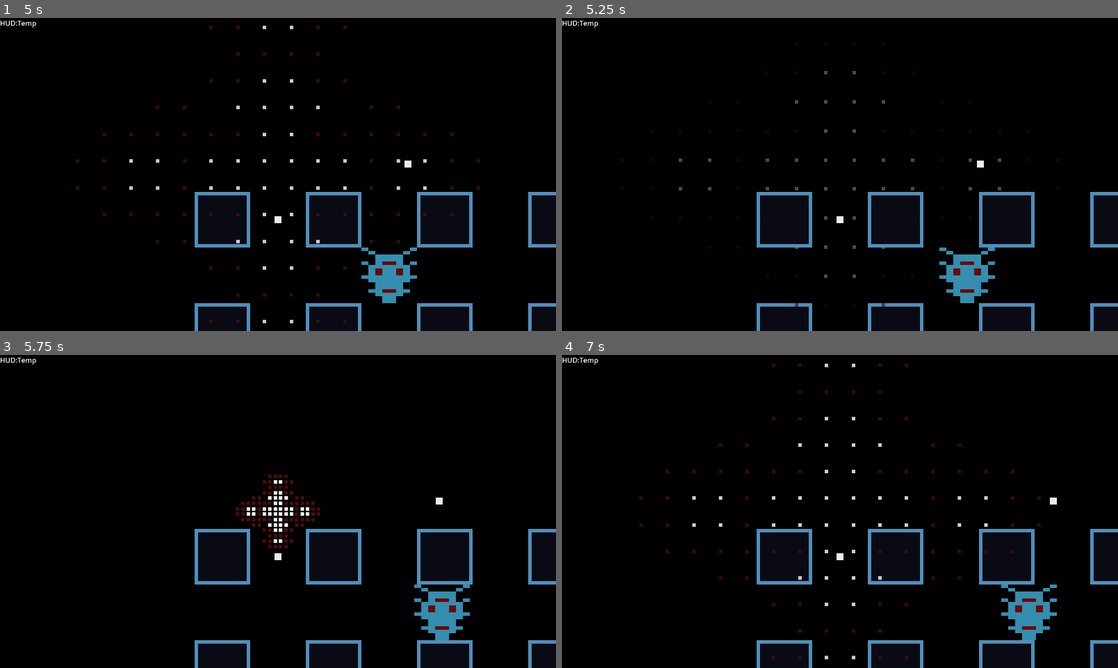
Above: before the commit, frames 1-4 (two rows, left to right).
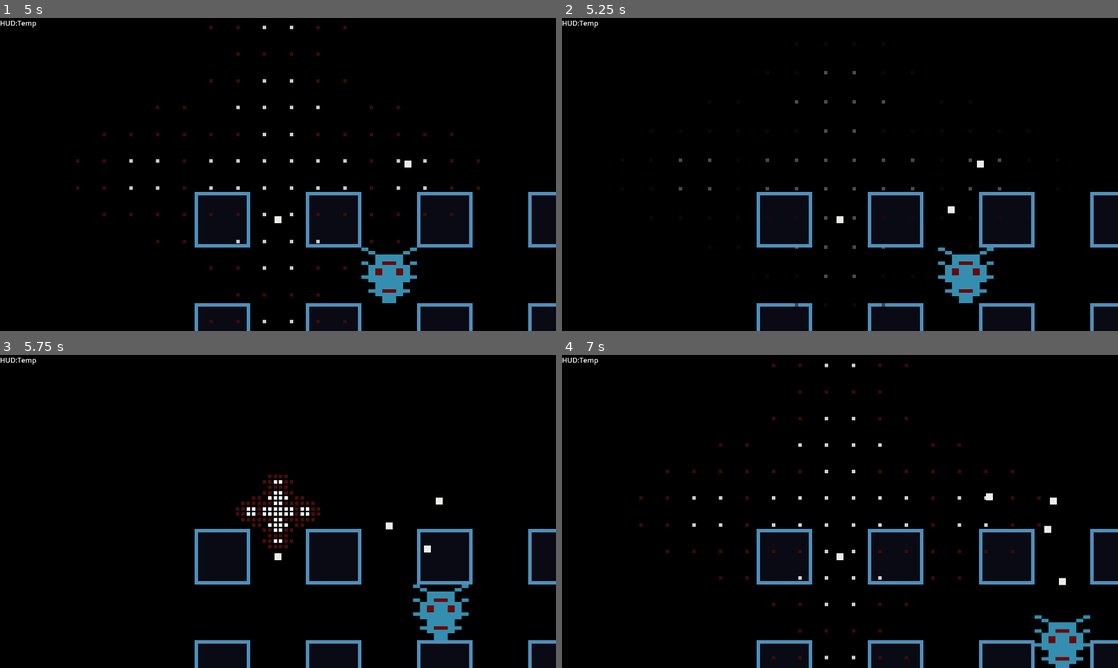
Above: after the commit, the same moments.

Repository: shoggoth/Crossfire
Game: Godot game, scene res://scene/world.tscn
The game is run twice, just before and just after one commit, with the same random seed, the same clock (stepped at 60 frames per second) and the same inputs. The project has no main scene, so this scene is started directly.
Inputs:
- Up to frame 1 (5 s): tap Enter (fire) at 0.5, 1.55, 2.85, 4.35 s; hold D (right) 0.53-1.28 s; hold Enter (fire) 0.53-1.28 s; hold S (down) 1.28-2.03 s; tap Shift (bomb) at 1.35, 3.6 s; hold D (right) 2.03-2.78 s; hold Enter (fire) 2.03-2.78 s; hold W (up) 2.78-3.53 s; hold Enter (fire) 3.53-4.28 s; hold A (left) from 3.53 s (still down)
- Up to frame 2 (5.25 s): release A (left) at 5.03 s; hold S (down) from 5.03 s (still down); hold Enter (fire) from 5.03 s (still down)
- Up to frame 3 (5.75 s): keep holding S (down); keep holding Enter (fire)
- Up to frame 4 (7 s): release S (down) at 5.78 s; release Enter (fire) at 5.78 s; hold D (right) 5.78-6.53 s; tap Shift (bomb) at 5.85 s; tap Enter (fire) at 6.05 s; hold W (up) from 6.53 s (still down); hold Enter (fire) from 6.53 s (still down)

Frame 1 is identical in both runs. In frame 2, 0.2% of the frame differs, in the area x 67-78%, y 60-92%; in frame 3, 0.2%; in frame 4, 2.0%, in the area x 76-95%, y 44-100%.

Commit message:
Set collision mask on bullet to match firer

Diff:
--- a/scene/enemy.tscn
+++ b/scene/enemy.tscn
@@ -8,6 +8,8 @@
 [ext_resource type="Script" path="res://src/state/state_machine.gd" id="6_6fphs"]
 [ext_resource type="Script" path="res://src/component/grid_move.gd" id="6_cugao"]
 [ext_resource type="AudioStream" uid="uid://bdssfhu5dlqm5" path="res://sound/Explode.wav" id="7_ai7yh"]
+[ext_resource type="Script" path="res://src/component/weapon.gd" id="7_ldo4r"]
+[ext_resource type="PackedScene" uid="uid://dn74gcwqk5qge" path="res://scene/bullet.tscn" id="8_1acoa"]
 
 [sub_resource type="ShaderMaterial" id="ShaderMaterial_fn5vs"]
 shader = ExtResource("2_jww0j")
@@ -46,7 +48,10 @@
 
 func _physics_process(_delta):
 	var random_vec = Vector2([-1, 0, 1].pick_random(), [-1, 0, 1, 0].pick_random())
-	move_component.move(enemy, random_vec)
+	if random_vec.length_squared():
+		move_component.move(enemy, random_vec)
+	else:
+		sm.enter_state_named(\"Fire\", { \"enemy\" : enemy })
 "
 
 [sub_resource type="GDScript" id="GDScript_6sp8q"]
@@ -64,9 +69,9 @@
 	return super.enter_from(state, params)
 
 func _process(_delta):
-	if !weapon_component:
+	if !weapon_component || !weapon_component.can_fire:
 		sm.enter_state_named(\"Move\", { \"enemy\" : enemy })
-	elif weapon_component.can_fire:
+	else:
 		weapon_component.fire(enemy, Vector2.UP)
 "
 
@@ -232,6 +237,15 @@
 speed = 1.5
 quantise_direction = true
 
+[node name="WeaponComponent" type="Node" parent="."]
+script = ExtResource("7_ldo4r")
+bullet_scene = ExtResource("8_1acoa")
+radius = 16.0
+quantise_direction = true
+
+[node name="Timer" type="Timer" parent="WeaponComponent"]
+wait_time = 0.5
+
 [node name="StateMachine" type="Node" parent="." node_paths=PackedStringArray("current_state")]
 script = ExtResource("6_6fphs")
 current_state = NodePath("Idle")
@@ -249,8 +263,9 @@
 script = SubResource("GDScript_vfjmb")
 move_component = NodePath("../../MoveComponent")
 
-[node name="Fire" type="Node" parent="StateMachine"]
+[node name="Fire" type="Node" parent="StateMachine" node_paths=PackedStringArray("weapon_component")]
 script = SubResource("GDScript_6sp8q")
+weapon_component = NodePath("../../WeaponComponent")
 
 [node name="Explode" type="Node" parent="StateMachine" node_paths=PackedStringArray("health_component")]
 script = SubResource("GDScript_4j3dk")
@@ -264,4 +279,5 @@
 [node name="Explode" type="AudioStreamPlayer" parent="StateMachine/Explode"]
 
 [connection signal="health_changed" from="HealthComponent" to="." method="_on_health_component_health_changed"]
+[connection signal="timeout" from="WeaponComponent/Timer" to="WeaponComponent" method="_on_timer_timeout"]
 [connection signal="timeout" from="StateMachine/Idle/Timer" to="StateMachine/Idle" method="_on_timer_timeout"]
--- a/src/component/weapon.gd
+++ b/src/component/weapon.gd
@@ -21,10 +21,11 @@
 func fire(source_node: Node2D, direction: Vector2):
 	can_fire = false
 	$Timer.start()
-	var b = bullet_scene.instantiate()
+	var b: HitBox = bullet_scene.instantiate()
 	if quantise_direction: direction = Global.quantise(direction)
 	b.direction = direction * 120 # TODO: Move range
 	b.position = source_node.position + direction * radius
+	b.collision_layer = (source_node.collision_layer & 3) | 16
 	add_child(b)
 
 
Not shown: 1 places in scene/enemy.tscn that only renumber resources
